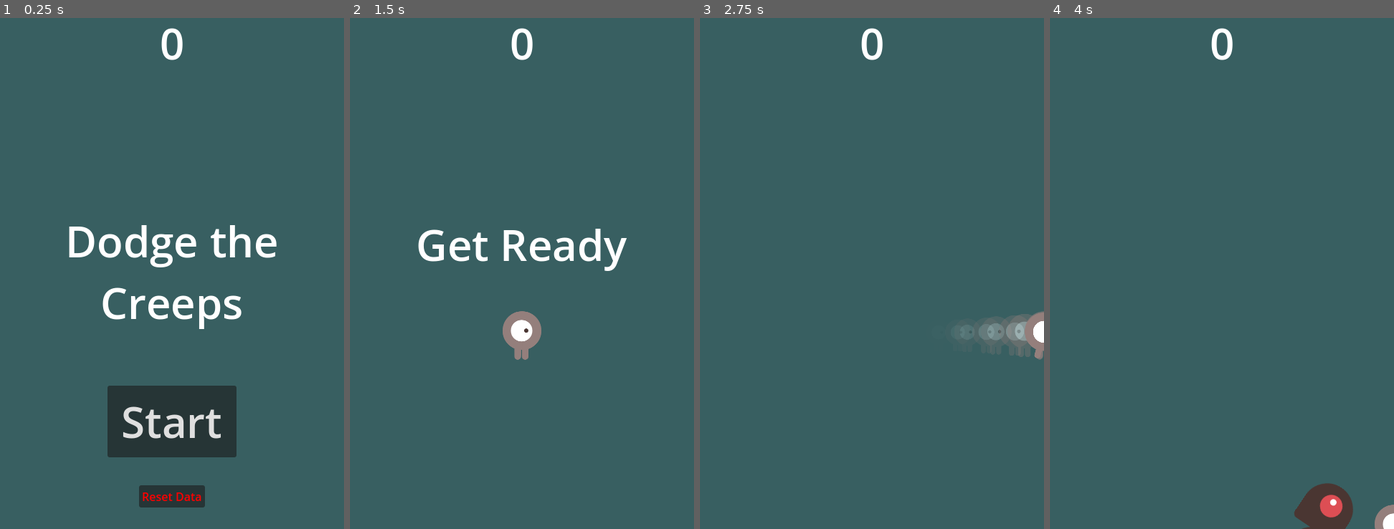
Above: before the commit, frames 1-4 (left to right).
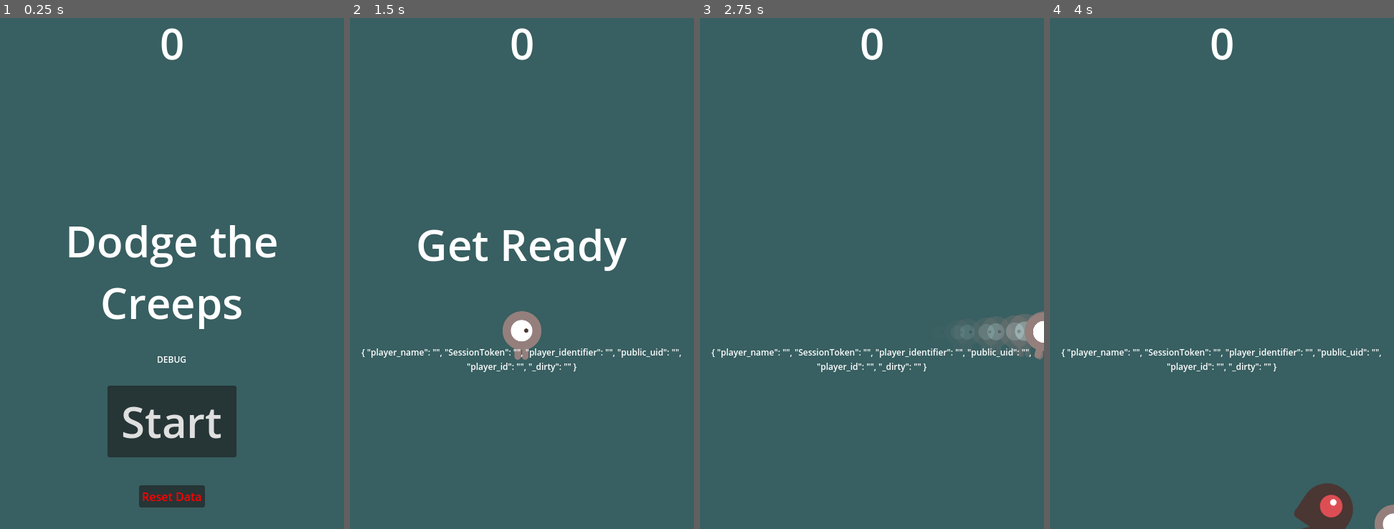
Above: after the commit, the same moments.

Repository: Infini-Creation/Dodge-The-Creeps-LootLocker-Leaderboard-Demo
Game: Godot game, scene res://Main.tscn
The game is run twice, just before and just after one commit, with the same random seed, the same clock (stepped at 60 frames per second) and the same inputs.
Inputs:
- Up to frame 1 (0.25 s): no input
- Up to frame 2 (1.5 s): click "Reset Data" at 0.5 s; click "Start" at 1.25 s
- Up to frame 3 (2.75 s): tap Enter at 2 s; hold D (move_right) from 2.03 s (still down)
- Up to frame 4 (4 s): release D (move_right) at 2.78 s; hold S (move_down) 2.78-3.53 s; hold D (move_right) from 3.53 s (still down)

The runs differ from the first frame. In frame 1, less than 0.1% of the frame differs, in the area x 45-54%, y 66-68%; in frame 2, 0.7%; in frame 3, 0.7%; in frame 4, 0.7%, in the area x 3-97%, y 64-70%.

Commit message:
HUD scene updated
change how reset data is done

Diff:
--- a/dodge_the_creeps/HUD.gd
+++ b/dodge_the_creeps/HUD.gd
@@ -12,9 +12,11 @@
 func _ready():
 	$SubmitScore.score_submitted.connect(_on_score_submitted)
 	$LeaderBoard.back_to_the_game.connect(_on_comeback)
+	#$DebugLabel.text = str(Global.PLAYER_DATA)
 
 
 func show_message(text):
+	$DebugLabel.text = str(Global.PLAYER_DATA)
 	$MessageLabel.text = text
 	$MessageLabel.show()
 	$MessageTimer.start()
@@ -72,12 +74,19 @@
 
 
 func _on_reset_button_pressed():
+	#maybe doesn't work in itch.io
+	#LootLocker.session.end_session(LootLocker.session.token)
+	#for item in Global.PLAYER_DATA:
+		#Global.PLAYER_DATA[item] = ""
+	Global.logout()
+	Global.clear_player_data()
+
 	print("Reset saved player data")
 	#later? add confirm popup Y/N
-	do_no_save_data_on_exit.emit()
-	var dir = DirAccess.open("user://")
+	#do_no_save_data_on_exit.emit()
+	var dir = DirAccess.open(Global.SAVEDIR)
 	if dir != null:
-		var error = dir.remove("dtc.data")
+		var error = dir.remove(Global.FILENAME)
 		if error != OK:
 			print("Failed to delete data file: "+str(error))
 		else:
@@ -85,3 +94,8 @@
 		#need a way to prevent game to save data back on exit !
 	else:
 		print("Failed to open user data directory: "+str(DirAccess.get_open_error()))
+
+
+func _on_submit_score_visibility_changed():
+	if $SubmitScore.visible == true:
+		$SubmitScore.update_player_puid()
--- a/dodge_the_creeps/HUD.tscn
+++ b/dodge_the_creeps/HUD.tscn
@@ -35,6 +35,17 @@
 text = "Dodge the
 Creeps"
 horizontal_alignment = 1
+
+[node name="DebugLabel" type="Label" parent="."]
+offset_top = 454.0
+offset_right = 480.0
+offset_bottom = 514.0
+size_flags_horizontal = 3
+theme_override_font_sizes/font_size = 12
+text = "DEBUG"
+horizontal_alignment = 1
+vertical_alignment = 1
+autowrap_mode = 2
 
 [node name="StartButton" type="Button" parent="."]
 anchors_preset = 7
@@ -78,3 +89,4 @@
 [connection signal="pressed" from="StartButton" to="." method="_on_StartButton_pressed"]
 [connection signal="pressed" from="ResetButton" to="." method="_on_reset_button_pressed"]
 [connection signal="timeout" from="MessageTimer" to="." method="_on_MessageTimer_timeout"]
+[connection signal="visibility_changed" from="SubmitScore" to="." method="_on_submit_score_visibility_changed"]
